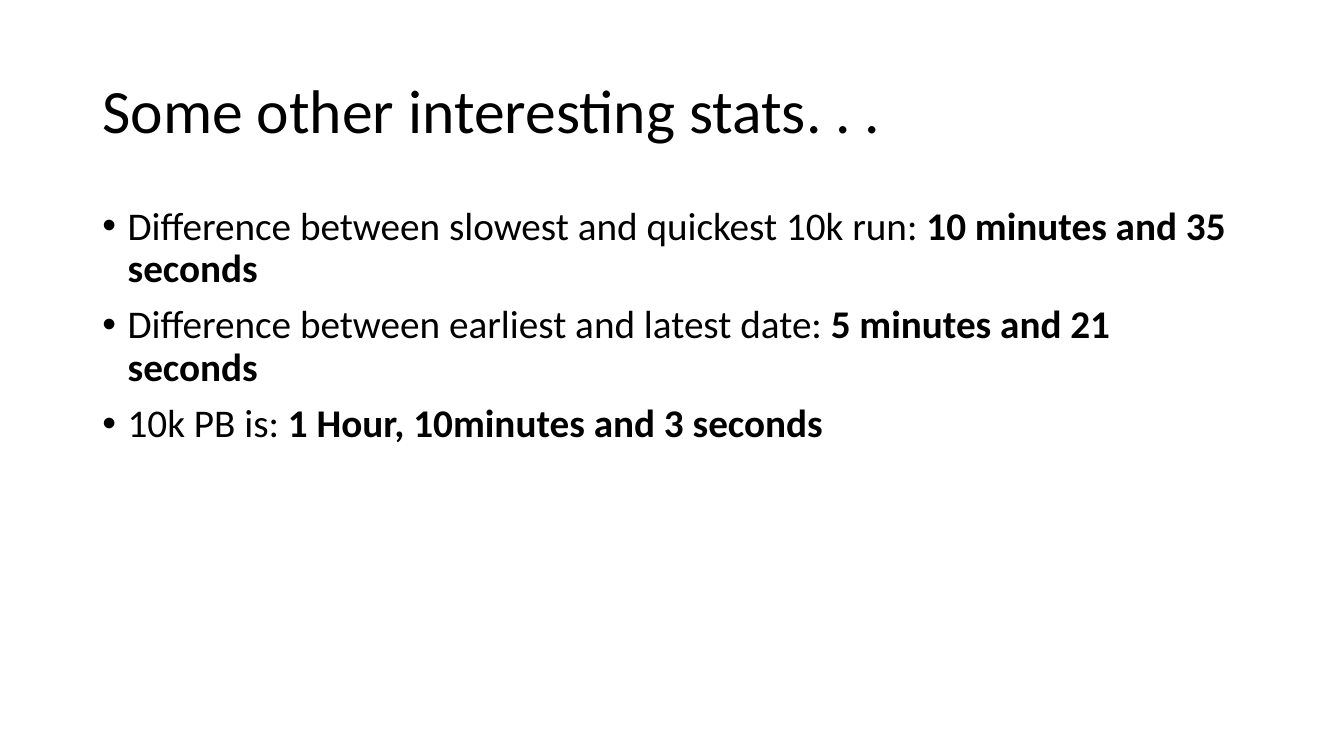
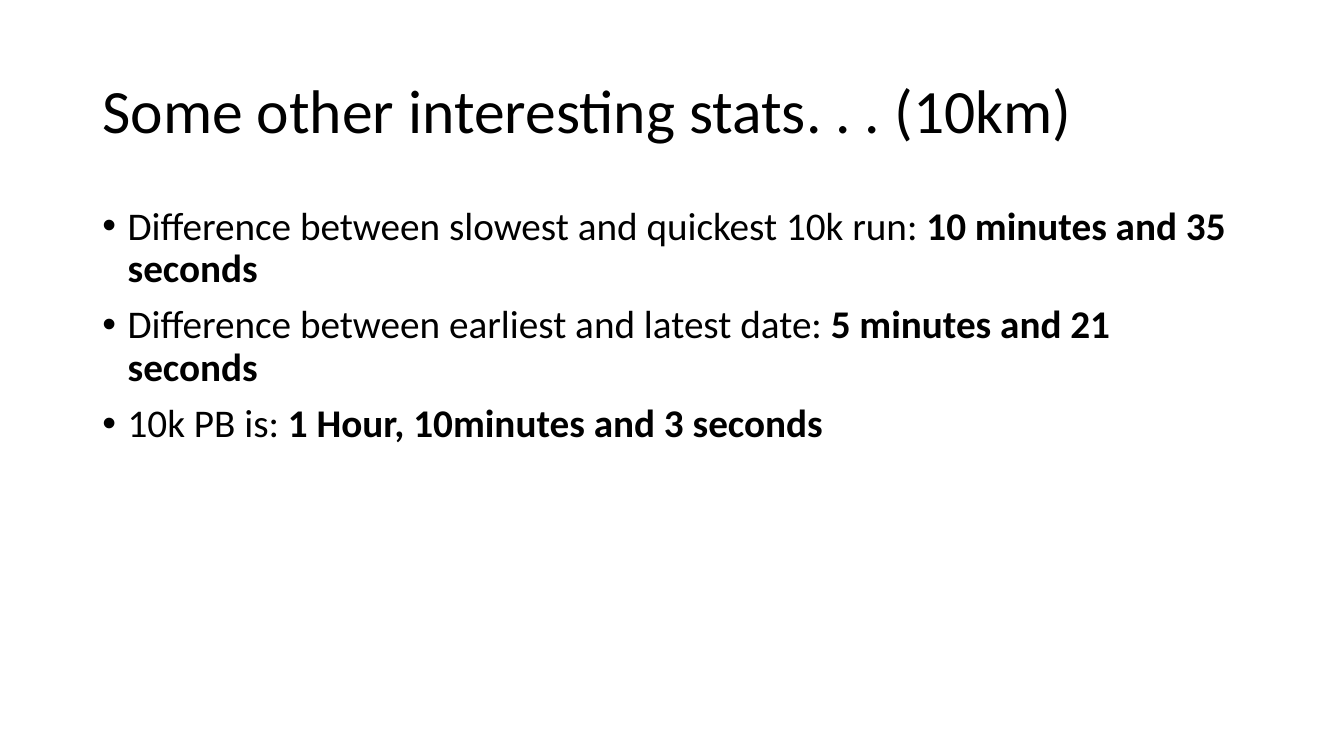
Before and after one commit to EdwinB12/Running, a slide deck: slide 36 of Data_Summary.pptx. Drawn at 1344x756 pixels with LibreOffice and Linux fonts; fonts in the diff are those of the drawing. Boxes give left, top, right and bottom in pixels: in the first picture for what was removed or moved away, otherwise in the second. Text is boxed around its words. In the diff, an @@ line names an element or a change of style, - is before the commit and + after.

Commit message:
Add final summary slide
Add final summary slide with final stats on.

```diff
--- a/Data_Summary.pptx
+++ b/Data_Summary.pptx
@@ title at (102, 88, 1071, 144): text changed @@
-Some other interesting stats. . .
+Some other interesting stats. . . (10km)
```
Also in this commit, not shown: 1 other slide changed, 1 slide added.
